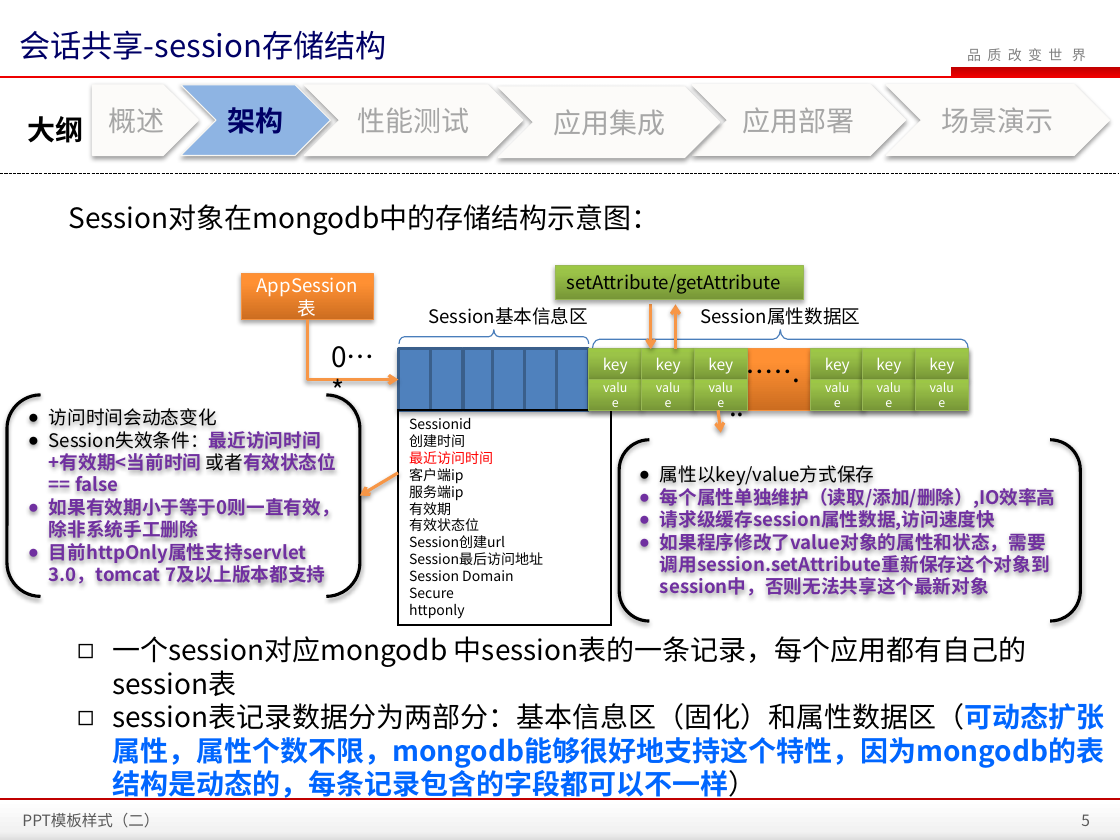
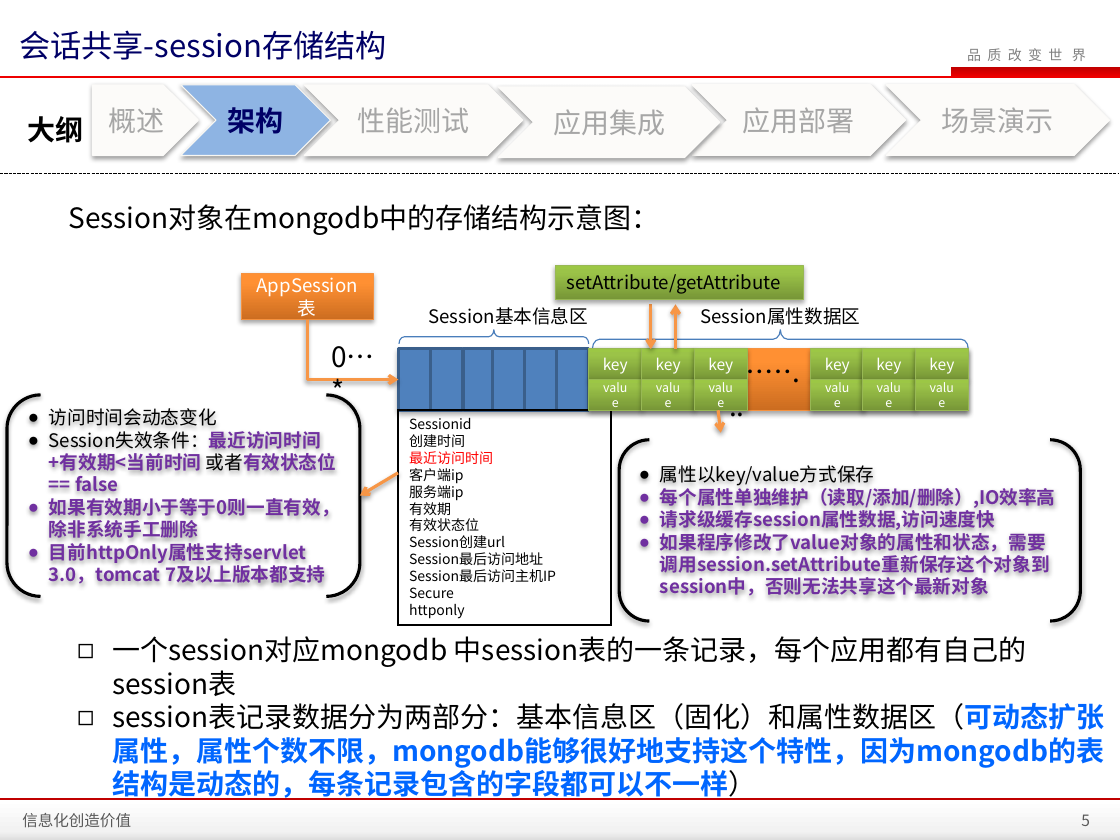
Before and after one commit to zhanght86/bboss-cms, a slide deck: slide 5 of 文档/SanyPDP平台会话共享介绍.pptx. Drawn at 1120x840 pixels with LibreOffice and Linux fonts; fonts in the diff are those of the drawing; background and template pictures are left out. Boxes give left, top, right and bottom in pixels: in the first picture for what was removed or moved away, otherwise in the second. Text is boxed around its words. In the diff, an @@ line names an element or a change of style, - is before the commit and + after.

```diff
--- a/文档/SanyPDP平台会话共享介绍.pptx
+++ b/文档/SanyPDP平台会话共享介绍.pptx
@@ text in rectangle at (409, 569, 556, 582): text changed @@
-Session Domain
+Session最后访问主机IP
@@ text at (22, 813, 131, 828): text changed @@
-PPT模板样式（二）
+信息化创造价值
```
Also in this commit, not shown: 17 other slides changed, 3 slides added, 7 other files.
